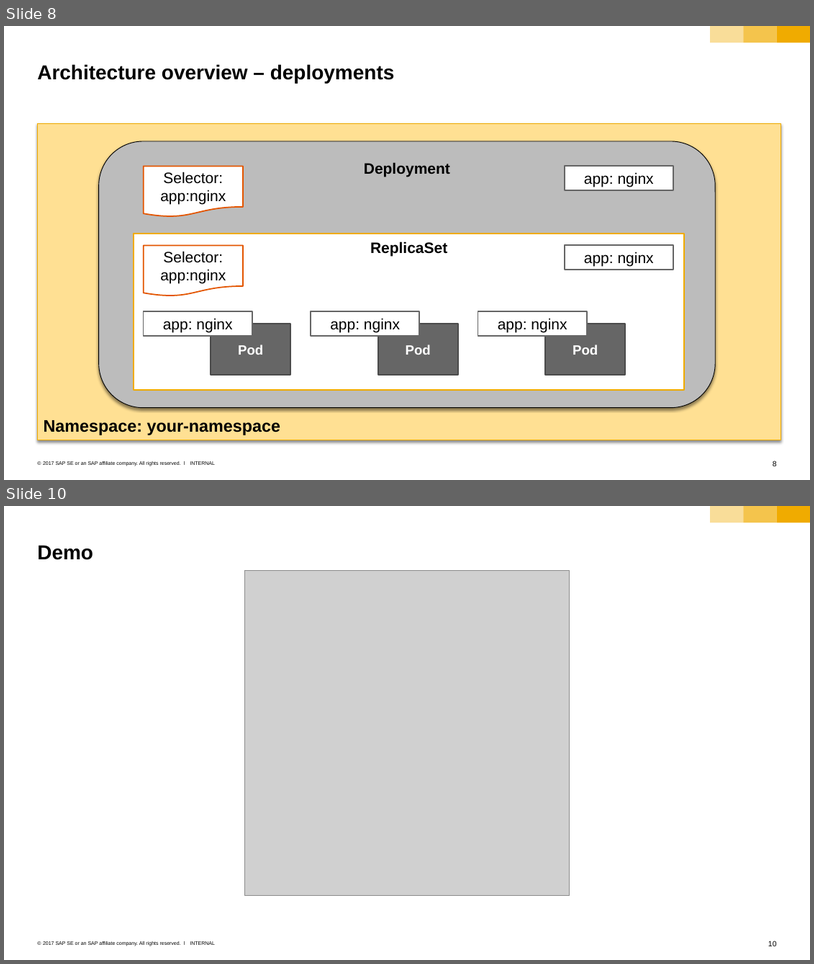
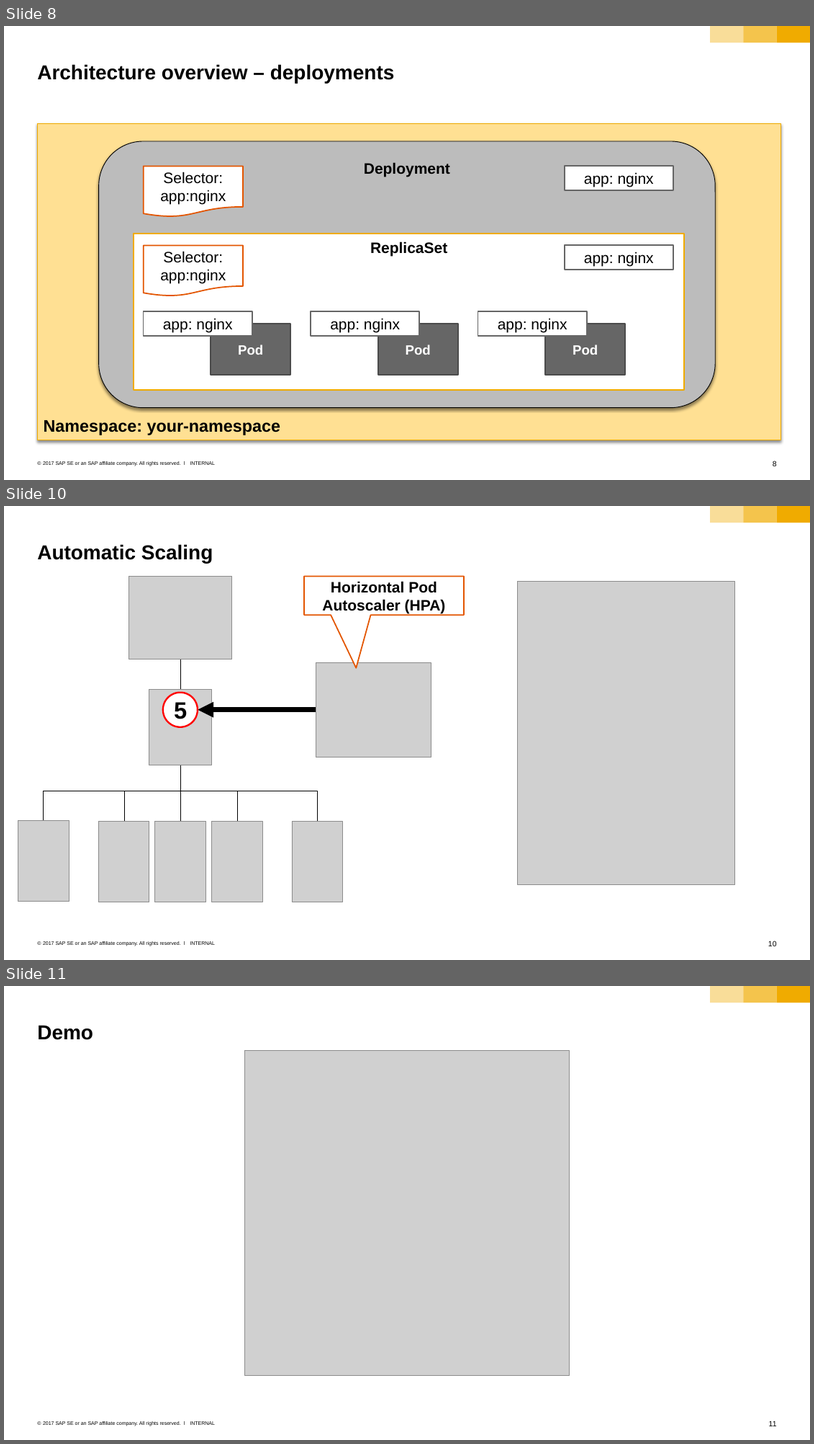
Before and after one commit to sriramrokkam/k8s-training, a slide deck: kubernetes/03_labels_and_deployments.pptx. Shown one above the other, each under a label of ours: slides 8 and 10 before the commit, slides 8, 10 and 11 after it; the slides between them are not shown. The pictures are 814x964 and 814x1444 pixels, drawn with LibreOffice and Linux fonts; fonts in the diff are those of the drawing; grey boxes stand for pictures. Boxes give left, top, right and bottom in pixels: in the first picture for what was removed or moved away, otherwise in the second. Text is boxed around its words. In the diff, an @@ line names an element or a change of style, - is before the commit and + after.

Commit message:
Slides for HPA

```diff
--- a/kubernetes/03_labels_and_deployments.pptx
+++ b/kubernetes/03_labels_and_deployments.pptx
@@ slide 10 added at (4,506,810,960), background #FFFFFF; not listed: 6 template elements that a slide beside it also shows @@
@@ title added at (37,544,213,563), 24 pt, text #000000, bold @@
+Automatic Scaling
@@ picture added at (129,576,232,659) @@
@@ speech box added at (304,576,464,615), fill #FFFFFF, outline #E35500 1.5 pt, 18 pt, text #000000, bold @@
+Horizontal Pod Autoscaler (HPA)
@@ picture added at (518,581,736,885) @@
@@ line added from (180, 659) to (180, 689), #000000 0.75 pt @@
@@ picture added at (316,662,432,757) @@
@@ picture added at (149,689,212,764) @@
@@ ellipse added at (163,692,198,726), fill #FFFFFF, outline #FF0000 2 pt, 28 pt, text #000000, bold @@
+5
@@ arrow added from (316, 710) to (198, 710), #000000 6.25 pt @@
@@ line added from (180, 764) to (180, 821), #000000 0.75 pt @@
@@ elbow line added from (44, 820) to (317, 821), #000000 0.75 pt @@
@@ elbow line added from (124, 821) to (238, 821), #000000 0.75 pt @@
@@ picture added at (18,820,69,901) @@
@@ picture added at (98,821,149,902) @@
@@ picture added at (155,821,206,902) @@
@@ picture added at (212,821,262,902) @@
@@ picture added at (292,821,342,902) @@
@@ what was slide 10 is now slide 11 @@
@@ page number at (769,1420,777,1426): text changed @@
-10
+11
```
Also in this commit, not shown: 1 other file.
